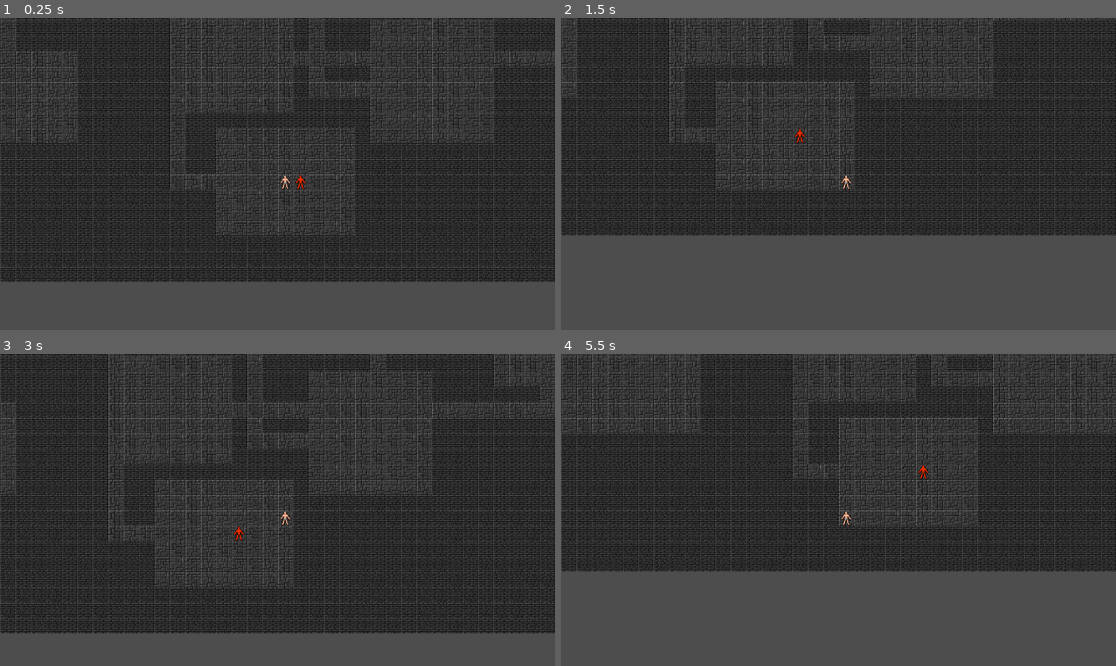
Above: before the commit, frames 1-4 (two rows, left to right).
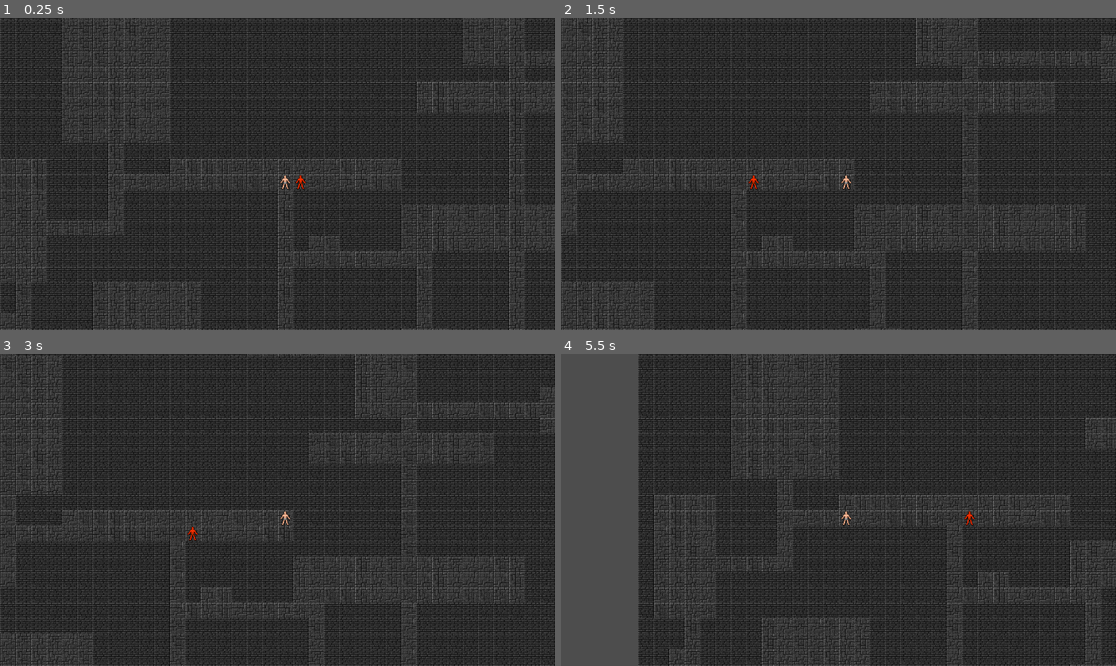
Above: after the commit, the same moments.

Repository: Smileybob72801/Pathfinder-Roguelike
Game: Godot game, scene res://src/Game/game.tscn
Two runs of this game, one before a commit and one after it. Both use one fixed random seed, a clock stepped at 60 frames per second and the inputs below.
Inputs:
- Up to frame 1 (0.25 s): no input
- Up to frame 2 (1.5 s): tap Enter at 0.5 s; hold Right (ui_right) 0.53-1.28 s; tap Space at 1.25 s; hold Down (ui_down) from 1.28 s (still down)
- Up to frame 3 (3 s): tap Enter at 2 s; release Down (ui_down) at 2.03 s; hold Right (ui_right) 2.03-2.78 s; tap Space at 2.75 s; hold Up (ui_up) from 2.78 s (still down)
- Up to frame 4 (5.5 s): tap Enter at 3.5 s; release Up (ui_up) at 3.53 s; hold Left (ui_left) 3.53-5.03 s; tap Space at 5 s; hold Down (ui_down) from 5.03 s (still down)

The runs differ from the first frame. In frame 1, 28% of the frame differs, in the area x 0-100%, y 0-100%; in frame 2, 32%; in frame 3, 23%; in frame 4, 35%.

Commit message:
feat(map-gen): add room connectors and configurable corridor density
Introduce an explicit room connectivity layer to decouple room layout
from corridor carving and enable controllable dungeon topology.

- Add RoomConnector abstraction to define graph connectivity independently
  of corridor carving
- Implement ChainRoomConnector for linear layouts
- Implement KNearestRoomConnector with tunable k-nearest neighbors,
  extra edge density, and loop control
- Introduce RoomEdge as an explicit connection primitive
- Update corridor carvers to operate on connector-produced edges
- Add DrunkWalkCorridorCarver as an alternative carving strategy
- Extend generation config to compose room placers, connectors, and carvers

This enables fine-grained control over corridor density, loops, and overall
dungeon graph structure without changing carving algorithms.

Diff:
--- /dev/null
+++ b/assets/definitions/map/gen_config/connector_config/chain_room_connector_default.tres
@@ -0,0 +1,7 @@
+[gd_resource type="Resource" script_class="ChainRoomConnector" load_steps=2 format=3 uid="uid://87fqm3ot5a1d"]
+
+[ext_resource type="Script" uid="uid://droibyff05yw8" path="res://src/Map/Generation/Connectors/chain_room_connector.gd" id="1_kff5a"]
+
+[resource]
+script = ExtResource("1_kff5a")
+metadata/_custom_type_script = "uid://droibyff05yw8"
--- /dev/null
+++ b/assets/definitions/map/gen_config/connector_config/k_nearest_room_connector_default.tres
@@ -0,0 +1,7 @@
+[gd_resource type="Resource" script_class="KNearestRoomConnector" load_steps=2 format=3 uid="uid://brg1ibo036x54"]
+
+[ext_resource type="Script" uid="uid://bbdk5gyqlw3n8" path="res://src/Map/Generation/Connectors/k_nearest_room_connector.gd" id="1_s64j6"]
+
+[resource]
+script = ExtResource("1_s64j6")
+metadata/_custom_type_script = "uid://bbdk5gyqlw3n8"
--- /dev/null
+++ b/assets/definitions/map/gen_config/corridor_config/drunk_walk_corridor_default.tres
@@ -0,0 +1,7 @@
+[gd_resource type="Resource" script_class="DrunkWalkCorridorCarver" load_steps=2 format=3 uid="uid://d2hk3862e1mv7"]
+
+[ext_resource type="Script" uid="uid://cgabekwo3koyo" path="res://src/Map/Generation/Corridors/drunk_walk_corridor_carver.gd" id="1_k02u5"]
+
+[resource]
+script = ExtResource("1_k02u5")
+metadata/_custom_type_script = "uid://cgabekwo3koyo"
--- a/assets/definitions/map/gen_config/dungeon_gen_config_default.tres
+++ b/assets/definitions/map/gen_config/dungeon_gen_config_default.tres
@@ -1,11 +1,19 @@
-[gd_resource type="Resource" script_class="DungeonGenConfig" load_steps=4 format=3 uid="uid://y4cfj10mjhe8"]
+[gd_resource type="Resource" script_class="DungeonGenConfig" load_steps=6 format=3 uid="uid://y4cfj10mjhe8"]
 
-[ext_resource type="Resource" uid="uid://cw82wxgvglpal" path="res://assets/definitions/map/gen_config/corridor_config/l_corridor_carver_default.tres" id="1_rr7oy"]
+[ext_resource type="Script" uid="uid://lahsp5fgvso7" path="res://src/Map/Generation/Corridors/l_corridor_carver.gd" id="1_nuecr"]
 [ext_resource type="Resource" uid="uid://y7j8xel3q5xk" path="res://assets/definitions/map/gen_config/room_config/rect_room_placer_default.tres" id="2_nuecr"]
+[ext_resource type="Resource" uid="uid://brg1ibo036x54" path="res://assets/definitions/map/gen_config/connector_config/k_nearest_room_connector_default.tres" id="2_nw1ek"]
 [ext_resource type="Script" uid="uid://bu4d3486tsfs3" path="res://src/Map/Generation/dungeon_gen_config.gd" id="3_nw1ek"]
+
+[sub_resource type="Resource" id="Resource_nw1ek"]
+script = ExtResource("1_nuecr")
+metadata/_custom_type_script = "uid://lahsp5fgvso7"
 
 [resource]
 script = ExtResource("3_nw1ek")
+room_min_size = 2
+room_max_size = 15
 room_placer = ExtResource("2_nuecr")
-corridor_carver = ExtResource("1_rr7oy")
+room_connector = ExtResource("2_nw1ek")
+corridor_carver = SubResource("Resource_nw1ek")
 metadata/_custom_type_script = "uid://bu4d3486tsfs3"
--- /dev/null
+++ b/assets/definitions/map/gen_config/room_config/bsp_room_placer_default.tres
@@ -0,0 +1,8 @@
+[gd_resource type="Resource" script_class="BspRoomPlacer" load_steps=2 format=3 uid="uid://bhlwhs4rjau1j"]
+
+[ext_resource type="Script" uid="uid://b85nvpru5yr10" path="res://src/Map/Generation/Rooms/bsp_room_placer.gd" id="1_50e5r"]
+
+[resource]
+script = ExtResource("1_50e5r")
+room_margin = 0
+metadata/_custom_type_script = "uid://b85nvpru5yr10"
--- a/assets/definitions/map/gen_config/room_config/rect_room_placer_default.tres
+++ b/assets/definitions/map/gen_config/room_config/rect_room_placer_default.tres
@@ -1,7 +1,9 @@
 [gd_resource type="Resource" script_class="RectRoomPlacer" load_steps=2 format=3 uid="uid://y7j8xel3q5xk"]
 
-[ext_resource type="Script" uid="uid://frswhralkobl" path="res://src/Map/Generation/Rooms/rect_room_placer.gd" id="1_hvk5w"]
+[ext_resource type="Script" uid="uid://frswhralkobl" path="res://src/Map/Generation/Rooms/rect_room_placer.gd" id="1_hqnak"]
 
 [resource]
-script = ExtResource("1_hvk5w")
+script = ExtResource("1_hqnak")
+max_rooms = 50
+placement_attempts = 200
 metadata/_custom_type_script = "uid://frswhralkobl"
--- /dev/null
+++ b/src/Map/Generation/Connectors/chain_room_connector.gd
@@ -0,0 +1,13 @@
+class_name ChainRoomConnector
+
+extends RoomConnector
+
+func build_edges(rng: RandomNumberGenerator, room_centers: Array[Vector2i]) -> Array[RoomEdge]:
+	var edges: Array[RoomEdge] = []
+	if room_centers.size() < 2:
+		return edges
+
+	for i in range(1, room_centers.size()):
+		edges.append(RoomEdge.new(i - 1, i))
+
+	return edges
--- /dev/null
+++ b/src/Map/Generation/Connectors/k_nearest_room_connector.gd
@@ -0,0 +1,104 @@
+class_name KNearestRoomConnector
+
+extends RoomConnector
+
+@export_category("Connectivity")
+# Number of nearest rooms to count as potential neighbors
+@export var k: int = 3
+
+# 0.0 = just the backbone (nearest), 1.0 = add lots of extra edges (loopier)
+@export_range(0.0, 1.0, 0.01) var extra_density: float = 0.25
+
+@export var max_extra_edges: int = 50
+
+func build_edges(rng: RandomNumberGenerator, room_centers: Array[Vector2i]) -> Array[RoomEdge]:
+	var edges: Array[RoomEdge] = []
+	if room_centers.size() < 2:
+		return edges
+
+	var used := {} # Dictionary as set: "a:b" -> true
+
+	# Backbone: connect each room to its nearest neighbor (produces a connected-ish graph in practice)
+	for a in range(room_centers.size()):
+		var b := _nearest_index(room_centers, a)
+		if b == -1:
+			continue
+		_add_edge(edges, used, a, b)
+
+	# Extra edges: choose from k-nearest candidates
+	if extra_density <= 0.0 or max_extra_edges <= 0:
+		return edges
+
+	var extras_added: int = 0
+	var attempts: int = 0
+	var max_attempts: int = max_extra_edges * 20
+
+	while extras_added < max_extra_edges and attempts < max_attempts:
+		attempts += 1
+		if rng.randf() > extra_density:
+			continue
+
+		var a: int = rng.randi_range(0, room_centers.size() - 1)
+		var candidates: Array[int] = _k_nearest_indices(room_centers, a, k)
+
+		if candidates.is_empty():
+			continue
+
+		var b: int = candidates[rng.randi_range(0, candidates.size() - 1)]
+		if b == a:
+			continue
+
+		var added: bool = _add_edge(edges, used, a, b)
+		if added:
+			extras_added += 1
+
+	return edges
+
+func _add_edge(edges: Array[RoomEdge], used: Dictionary, a: int, b: int) -> bool:
+	var lo: int = mini(a, b)
+	var hi: int = maxi(a, b)
+	var key: String = str(lo) + ":" + str(hi)
+
+	if used.has(key):
+		return false
+
+	used[key] = true
+	edges.append(RoomEdge.new(lo, hi))
+	return true
+
+func _nearest_index(points: Array[Vector2i], a: int) -> int:
+	var best_i: int = -1
+	var best_d2: int = 0
+
+	for i in range(points.size()):
+		if i == a:
+			continue
+		var d: Vector2i = points[i] - points[a]
+		var d2: int = (d.x * d.x) + (d.y * d.y)
+
+		if best_i == -1 or d2 < best_d2:
+			best_i = i
+			best_d2 = d2
+
+	return best_i
+
+func _k_nearest_indices(points: Array[Vector2i], a: int, k_count: int) -> Array[int]:
+	var scored: Array[Dictionary] = []
+
+	for i in range(points.size()):
+		if i == a:
+			continue
+		var d: Vector2i = points[i] - points[a]
+		var d2: int = (d.x * d.x) + (d.y * d.y)
+		scored.append({ "i": i, "d2": d2 })
+
+	scored.sort_custom(func(x: Dictionary, y: Dictionary) -> bool:
+		return int(x["d2"]) < int(y["d2"])
+	)
+
+	var out: Array[int] = []
+	var limit: int = mini(k_count, scored.size())
+	for j in range(limit):
+		out.append(int(scored[j]["i"]))
+
+	return out
--- /dev/null
+++ b/src/Map/Generation/Connectors/room_connector.gd
@@ -0,0 +1,10 @@
+class_name RoomConnector
+
+extends Resource
+
+func build_edges(
+	rng: RandomNumberGenerator,
+	room_centers: Array[Vector2i]
+) -> Array[RoomEdge]:
+	push_error("RoomConnector.build_edges() not implemented")
+	return []
--- /dev/null
+++ b/src/Map/Generation/Connectors/room_edge.gd
@@ -0,0 +1,10 @@
+class_name RoomEdge
+
+extends RefCounted
+
+var a: int
+var b: int
+
+func _init(a_index: int, b_index: int) -> void:
+	a = a_index
+	b = b_index
--- /dev/null
+++ b/src/Map/Generation/Corridors/drunk_walk_corridor_carver.gd
@@ -0,0 +1,72 @@
+class_name DrunkWalkCorridorCarver
+
+extends CorridorCarver
+
+@export_category("Drunk Walk")
+@export var max_steps_per_connection: int = 500
+@export var prefer_axis_weight: float = 0.75
+
+func carve_edges(
+	map_data: MapData,
+	rng: RandomNumberGenerator,
+	config: DungeonGenConfig,
+	room_centers: Array[Vector2i],
+	edges: Array[RoomEdge],
+	carve_floor: Callable
+) -> void:
+	for e in edges:
+		_connect(map_data, rng, room_centers[e.a], room_centers[e.b], carve_floor)
+
+func _connect(
+	map_data: MapData,
+	rng: RandomNumberGenerator,
+	start: Vector2i,
+	target: Vector2i,
+	carve_floor: Callable
+) -> void:
+	var pos: Vector2i = start
+	carve_floor.call(pos)
+
+	var steps: int = 0
+	while pos != target and steps < max_steps_per_connection:
+		steps += 1
+
+		var dx: int = target.x - pos.x
+		var dy: int = target.y - pos.y
+
+		var move_x: bool = abs(dx) > 0
+		var move_y: bool = abs(dy) > 0
+
+		var step: Vector2i = Vector2i.ZERO
+
+		if move_x and move_y:
+			if rng.randf() < prefer_axis_weight:
+				if abs(dx) >= abs(dy):
+					step.x = _signi(dx)
+				else:
+					step.y = _signi(dy)
+			else:
+				if rng.randf() < 0.5:
+					step.x = _signi(dx)
+				else:
+					step.y = _signi(dy)
+		elif move_x:
+			step.x = _signi(dx)
+		elif move_y:
+			step.y = _signi(dy)
+		else:
+			break
+
+		var next: Vector2i = pos + step
+		if not map_data.is_in_bounds(next):
+			break
+
+		pos = next
+		carve_floor.call(pos)
+
+func _signi(v: int) -> int:
+	if v < 0:
+		return -1
+	if v > 0:
+		return 1
+	return 0
--- a/src/Map/Generation/Corridors/l_corridor_carver.gd
+++ b/src/Map/Generation/Corridors/l_corridor_carver.gd
@@ -2,18 +2,18 @@
 
 extends CorridorCarver
 
-func connect_rooms(
+func carve_edges(
 	map_data: MapData,
 	rng: RandomNumberGenerator,
 	config: DungeonGenConfig,
 	room_centers: Array[Vector2i],
+	edges: Array[RoomEdge],
 	carve_floor: Callable
 ) -> void:
-	if room_centers.size() < 2:
-		return
-
-	for i in range(1, room_centers.size()):
-		_tunnel_between(map_data, rng, room_centers[i - 1], room_centers[i], carve_floor)
+	for e in edges:
+		var start: Vector2i = room_centers[e.a]
+		var end: Vector2i = room_centers[e.b]
+		_tunnel_between(map_data, rng, start, end, carve_floor)
 
 func _tunnel_between(
 	map_data: MapData,
@@ -30,13 +30,13 @@
 		_tunnel_horizontal(map_data, end.y, start.x, end.x, carve_floor)
 
 func _tunnel_horizontal(map_data: MapData, y: int, x_start: int, x_end: int, carve_floor: Callable) -> void:
-	var x_min := mini(x_start, x_end)
-	var x_max := maxi(x_start, x_end)
+	var x_min: int = mini(x_start, x_end)
+	var x_max: int = maxi(x_start, x_end)
 	for x in range(x_min, x_max + 1):
 		carve_floor.call(Vector2i(x, y))
 
 func _tunnel_vertical(map_data: MapData, x: int, y_start: int, y_end: int, carve_floor: Callable) -> void:
-	var y_min := mini(y_start, y_end)
-	var y_max := maxi(y_start, y_end)
+	var y_min: int = mini(y_start, y_end)
+	var y_max: int = maxi(y_start, y_end)
 	for y in range(y_min, y_max + 1):
 		carve_floor.call(Vector2i(x, y))
--- /dev/null
+++ b/src/Map/Generation/Rooms/bsp_room_placer.gd
@@ -0,0 +1,104 @@
+class_name BspRoomPlacer
+
+extends RoomPlacer
+
+@export_category("BSP")
+@export var min_leaf_size: int = 14
+@export var max_depth: int = 5
+@export var split_bias: float = 0.55 # >0.5 favors splitting along the longer axis
+
+@export_category("Rooms Inside Leaves")
+@export var room_margin: int = 1        # empty border inside leaf
+@export var allow_non_square_rooms: bool = true
+
+func create_rooms(map_data: MapData, rng: RandomNumberGenerator, config: DungeonGenConfig) -> Array[Rect2i]:
+	var bounds := Rect2i(
+		config.padding_from_border,
+		config.padding_from_border,
+		map_data.width - (config.padding_from_border * 2),
+		map_data.height - (config.padding_from_border * 2)
+	)
+
+	if bounds.size.x <= config.room_min_size or bounds.size.y <= config.room_min_size:
+		return []
+
+	var leaves: Array[Rect2i] = []
+	_split_leaf(rng, bounds, 0, leaves)
+
+	var rooms: Array[Rect2i] = []
+	for leaf in leaves:
+		var room_v: Variant = _make_room_in_leaf(map_data, rng, config, leaf)
+		if room_v == null:
+			continue
+		rooms.append(room_v as Rect2i)
+
+	return rooms
+
+func _split_leaf(rng: RandomNumberGenerator, leaf: Rect2i, depth: int, out_leaves: Array[Rect2i]) -> void:
+	if depth >= max_depth:
+		out_leaves.append(leaf)
+		return
+
+	var can_split_h := leaf.size.y >= (min_leaf_size * 2)
+	var can_split_v := leaf.size.x >= (min_leaf_size * 2)
+
+	if not can_split_h and not can_split_v:
+		out_leaves.append(leaf)
+		return
+
+	var split_h: bool
+	if can_split_h and can_split_v:
+		# Prefer splitting the longer axis, with a bias.
+		if leaf.size.x > leaf.size.y:
+			split_h = rng.randf() > split_bias
+		elif leaf.size.y > leaf.size.x:
+			split_h = rng.randf() < split_bias
+		else:
+			split_h = rng.randf() < 0.5
+	else:
+		split_h = can_split_h
+
+	if split_h:
+		var split_y := rng.randi_range(min_leaf_size, leaf.size.y - min_leaf_size)
+		var top := Rect2i(leaf.position.x, leaf.position.y, leaf.size.x, split_y)
+		var bottom := Rect2i(leaf.position.x, leaf.position.y + split_y, leaf.size.x, leaf.size.y - split_y)
+		_split_leaf(rng, top, depth + 1, out_leaves)
+		_split_leaf(rng, bottom, depth + 1, out_leaves)
+	else:
+		var split_x := rng.randi_range(min_leaf_size, leaf.size.x - min_leaf_size)
+		var left := Rect2i(leaf.position.x, leaf.position.y, split_x, leaf.size.y)
+		var right := Rect2i(leaf.position.x + split_x, leaf.position.y, leaf.size.x - split_x, leaf.size.y)
+		_split_leaf(rng, left, depth + 1, out_leaves)
+		_split_leaf(rng, right, depth + 1, out_leaves)
+
+func _make_room_in_leaf(map_data: MapData, rng: RandomNumberGenerator, config: DungeonGenConfig, leaf: Rect2i) -> Variant:
+	var inner := Rect2i(
+		leaf.position.x + room_margin,
+		leaf.position.y + room_margin,
+		leaf.size.x - (room_margin * 2),
+		leaf.size.y - (room_margin * 2)
+	)
+
+	if inner.size.x < config.room_min_size or inner.size.y < config.room_min_size:
+		return null
+
+	var max_w := mini(inner.size.x, config.room_max_size)
+	var max_h := mini(inner.size.y, config.room_max_size)
+
+	var w := rng.randi_range(config.room_min_size, max_w)
+	var h := rng.randi_range(config.room_min_size, max_h)
+
+	if not allow_non_square_rooms:
+		var s := mini(w, h)
+		w = s
+		h = s
+
+	var max_x := inner.position.x + inner.size.x - w
+	var max_y := inner.position.y + inner.size.y - h
+	if max_x < inner.position.x or max_y < inner.position.y:
+		return null
+
+	var x := rng.randi_range(inner.position.x, max_x)
+	var y := rng.randi_range(inner.position.y, max_y)
+
+	return Rect2i(x, y, w, h)
--- a/src/Map/Generation/Rooms/rect_room_placer.gd
+++ b/src/Map/Generation/Rooms/rect_room_placer.gd
@@ -1,13 +1,26 @@
 class_name RectRoomPlacer
+extends RoomPlacer
 
-extends RoomPlacer
+@export_category("Rect Rooms")
+@export var max_rooms: int = 30
+
+# Hard cap on how many random rooms we attempt to roll.
+# This replaces the old "for _i in config.max_rooms" loop.
+@export var placement_attempts: int = 120
+
+# 0.0 = sparse (reject many valid placements), 1.0 = dense (accept all valid placements)
+@export_range(0.0, 1.0, 0.01) var density_bias: float = 1.0
 
 func create_rooms(map_data: MapData, rng: RandomNumberGenerator, config: DungeonGenConfig) -> Array[Rect2i]:
 	var rooms: Array[Rect2i] = []
 
-	for _i in config.max_rooms:
+	var attempts: int = maxi(placement_attempts, max_rooms)
+
+	for _i in attempts:
+		if rooms.size() >= max_rooms:
+			break
+
 		var room_v: Variant = _try_make_room(map_data, rng, config)
-
 		if room_v == null:
 			continue
 
@@ -15,18 +28,22 @@
 		if _overlaps_any(room, rooms, config.room_spacing):
 			continue
 
+		# Density gate (lets you "thin out" rooms without changing sizes)
+		if density_bias < 1.0 and rng.randf() > density_bias:
+			continue
+
 		rooms.append(room)
 
 	return rooms
 
 func _try_make_room(map_data: MapData, rng: RandomNumberGenerator, config: DungeonGenConfig) -> Variant:
-	var width := rng.randi_range(config.room_min_size, config.room_max_size)
-	var height := rng.randi_range(config.room_min_size, config.room_max_size)
+	var w: int = rng.randi_range(config.room_min_size, config.room_max_size)
+	var h: int = rng.randi_range(config.room_min_size, config.room_max_size)
 
-	var min_x := config.padding_from_border
-	var min_y := config.padding_from_border
-	var max_x := map_data.width - width - config.padding_from_border
-	var max_y := map_data.height - height - config.padding_from_border
+	var min_x: int = config.padding_from_border
+	var min_y: int = config.padding_from_border
+	var max_x: int = map_data.width - w - config.padding_from_border
+	var max_y: int = map_data.height - h - config.padding_from_border
 
 	if max_x <= min_x or max_y <= min_y:
 		return null
@@ -34,12 +51,12 @@
 	return Rect2i(
 		rng.randi_range(min_x, max_x),
 		rng.randi_range(min_y, max_y),
-		width,
-		height
+		w,
+		h
 	)
 
 func _overlaps_any(candidate: Rect2i, existing: Array[Rect2i], margin: int) -> bool:
-	var test := _inflated(candidate, margin)
+	var test: Rect2i = _inflated(candidate, margin)
 	for r in existing:
 		if test.intersects(r):
 			return true
--- a/src/Map/Generation/corridor_carver.gd
+++ b/src/Map/Generation/corridor_carver.gd
@@ -2,11 +2,12 @@
 
 extends Resource
 
-func connect_rooms(
+func carve_edges(
 	map_data: MapData,
 	rng: RandomNumberGenerator,
 	config: DungeonGenConfig,
 	room_centers: Array[Vector2i],
+	edges: Array[RoomEdge],
 	carve_floor: Callable
 ) -> void:
-	push_error("CorridorCarver.connect_rooms() not implemented")
+	push_error("CorridorCarver.carve_edges() not implemented")
--- a/src/Map/Generation/dungeon_gen_config.gd
+++ b/src/Map/Generation/dungeon_gen_config.gd
@@ -6,13 +6,13 @@
 @export var padding_from_border: int = 1
 
 @export_category("Rooms")
-@export var max_rooms: int = 30
 @export var room_min_size: int = 6
 @export var room_max_size: int = 10
 @export var room_spacing: int = 1 # extra gap between rooms
+
+@export_category("Components")
 @export var room_placer: RoomPlacer
-
-@export_category("Corridors")
+@export var room_connector: RoomConnector
 @export var corridor_carver: CorridorCarver
 
 @export_category("Tiles")
--- a/src/Map/Generation/dungeon_generator.gd
+++ b/src/Map/Generation/dungeon_generator.gd
@@ -26,6 +26,11 @@
 		push_error("DungeonGenerator: config.corridor_carver is null.")
 		return GenerationResult.new()
 
+	if config.room_connector == null:
+		push_error("DungeonGenerator: config.room_connector is null.")
+		_active_map_data = null
+		return GenerationResult.new()
+
 	_active_map_data = map_data
 
 	_fill_all_walls(map_data)
@@ -33,16 +38,20 @@
 	var result := GenerationResult.new()
 
 	var rooms: Array[Rect2i] = config.room_placer.create_rooms(map_data, _rng, config)
+
 	for r in rooms:
 		_carve_room(r)
 		result.rooms.append(r)
 		result.room_centers.append(_rect_center(r))
 
-	config.corridor_carver.connect_rooms(
+	var edges: Array[RoomEdge] = config.room_connector.build_edges(_rng, result.room_centers)
+
+	config.corridor_carver.carve_edges(
 		map_data,
 		_rng,
 		config,
 		result.room_centers,
+		edges,
 		Callable(self, "_set_floor")
 	)
 
Not shown, removed: dun_gen.txt
Not shown, added: src/Map/Generation/Connectors/chain_room_connector.gd.uid
Not shown, added: src/Map/Generation/Connectors/k_nearest_room_connector.gd.uid
Not shown, added: src/Map/Generation/Connectors/room_connector.gd.uid
Not shown, added: src/Map/Generation/Connectors/room_edge.gd.uid
Not shown, added: src/Map/Generation/Corridors/drunk_walk_corridor_carver.gd.uid
Not shown, added: src/Map/Generation/Rooms/bsp_room_placer.gd.uid
Not shown, removed: dun_gen.patch
